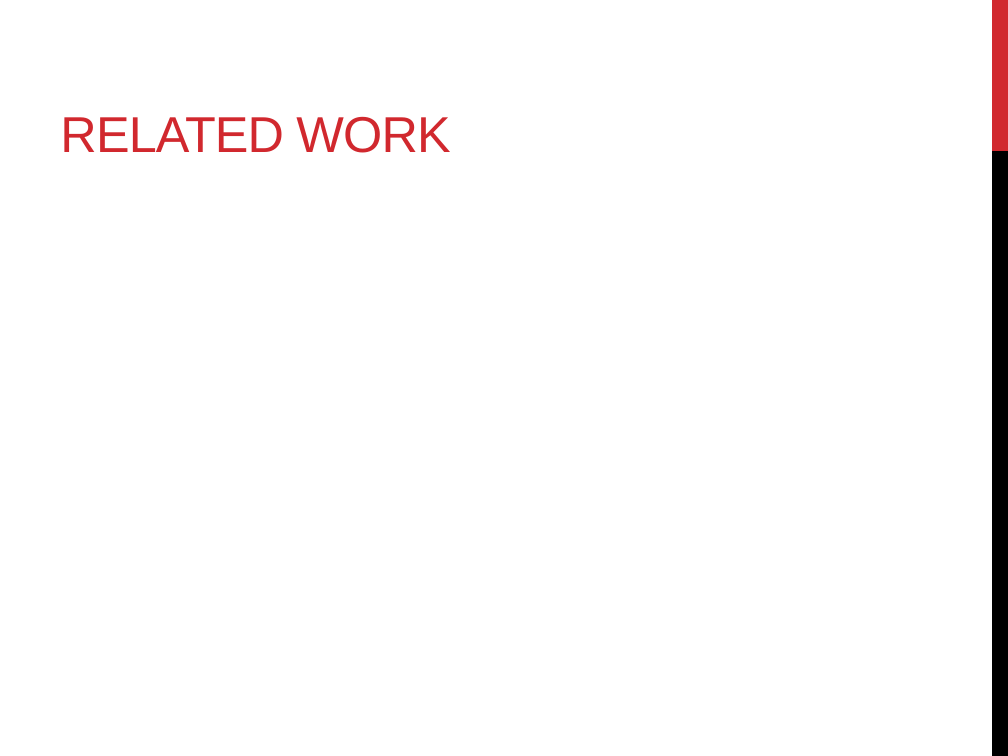
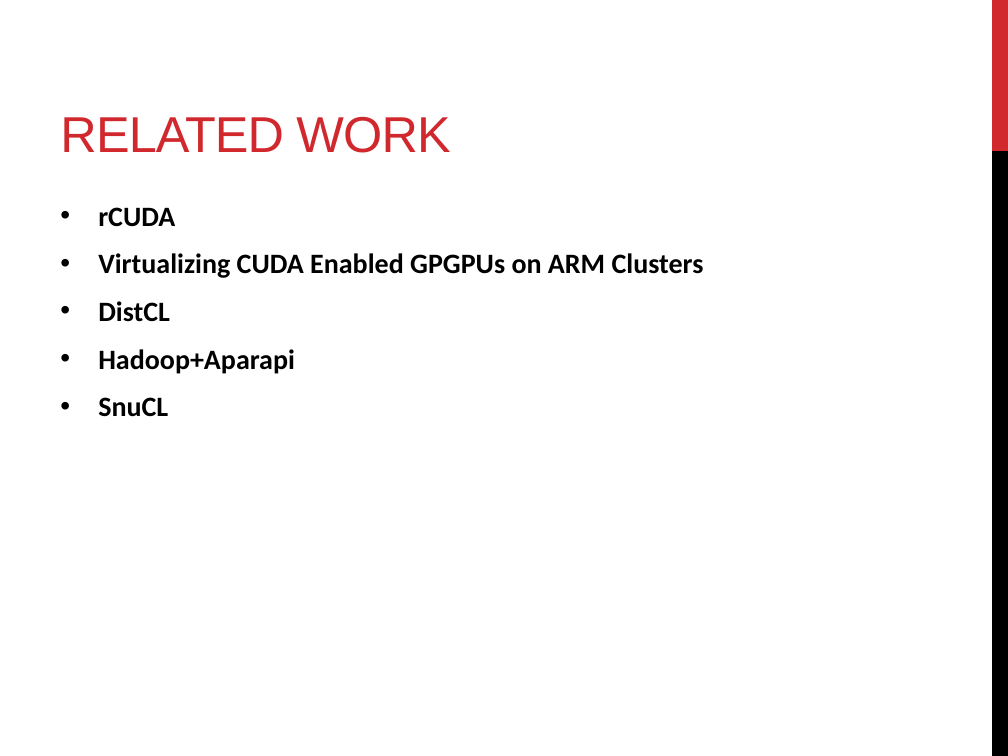
Before and after one commit to florianroesler/thesis_presentation, a slide deck: slide 8 of presentation.pptx. Drawn at 1008x756 pixels with LibreOffice and Linux fonts; fonts in the diff are those of the drawing. Boxes give left, top, right and bottom in pixels: in the first picture for what was removed or moved away, otherwise in the second. Text is boxed around its words. In the diff, an @@ line names an element or a change of style, - is before the commit and + after.

```diff
--- a/presentation.pptx
+++ b/presentation.pptx
@@ text added at [98,207,704,417], 20 pt, text #000000, bold @@
+• rCUDA
+• Virtualizing CUDA Enabled GPGPUs on ARM Clusters
+• DistCL
+• Hadoop+Aparapi
+• SnuCL
```
Also in this commit, not shown: 7 other slides changed, 9 slides added, 1 slide removed, 18 other files.
